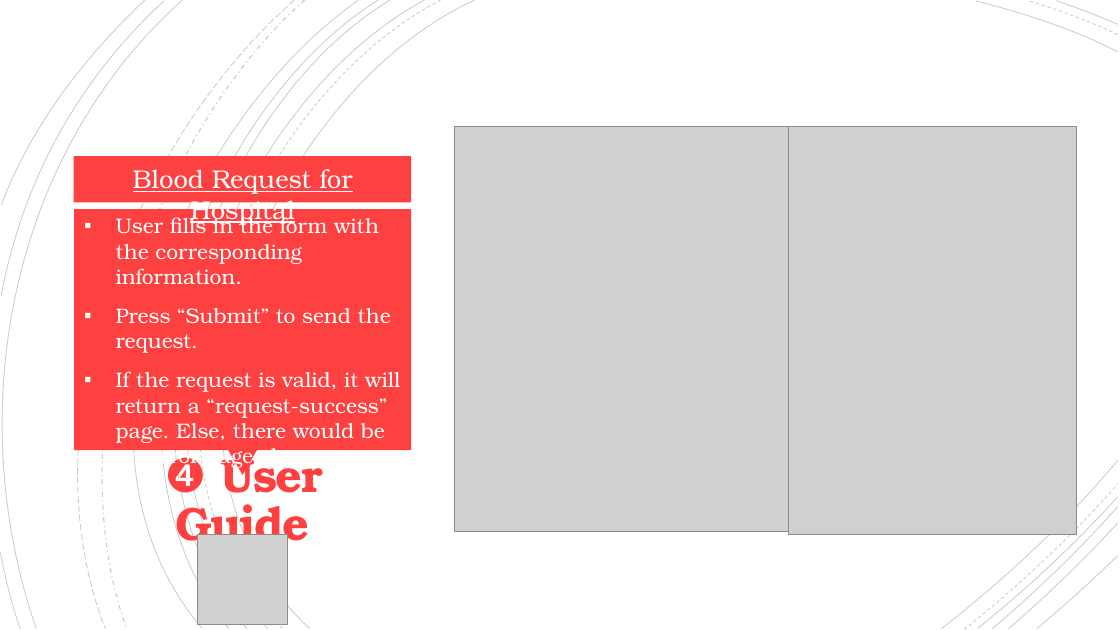
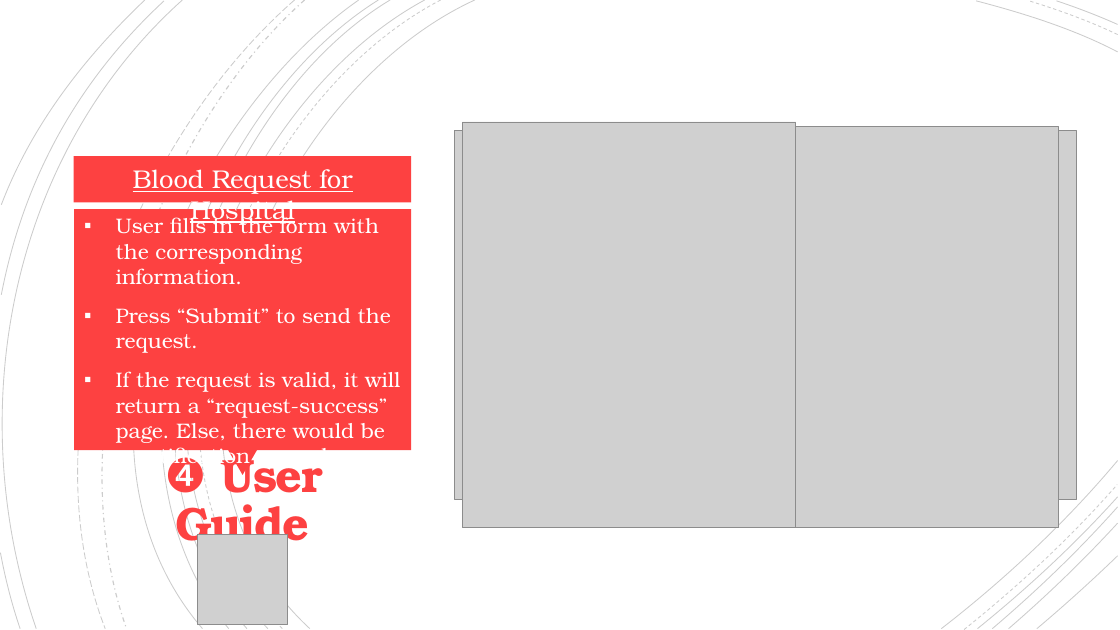
Before and after one commit to phucnguyen111/DatabaseProject-BloodManagement, a slide deck: slide 10 of Blood Bank DB.pptx. Drawn at 1120x630 pixels with LibreOffice and Linux fonts; fonts in the diff are those of the drawing; grey boxes stand for pictures. Boxes give left, top, right and bottom in pixels: in the first picture for what was removed or moved away, otherwise in the second. Text is boxed around its words. In the diff, an @@ line names an element or a change of style, - is before the commit and + after.

Commit message:
Final Modification: Notification when unsuccessfully requested and presentation

```diff
--- a/Blood Bank DB.pptx
+++ b/Blood Bank DB.pptx
@@ picture: place and size @@
-picture at box(455, 126, 789, 532)
+picture at box(462, 122, 796, 528)
@@ picture: place and size @@
-picture at box(789, 126, 1077, 535)
+picture at box(796, 127, 1059, 528)
@@ text at box(116, 371, 400, 469): text changed @@
-▪ If the request is valid, it will return a “request-success” page. Else, there would be an error page shown.
+▪ If the request is valid, it will return a “request-success” page. Else, there would be a notification page shown.
```
Also in this commit, not shown: 1 other slide changed, 1 other file.
